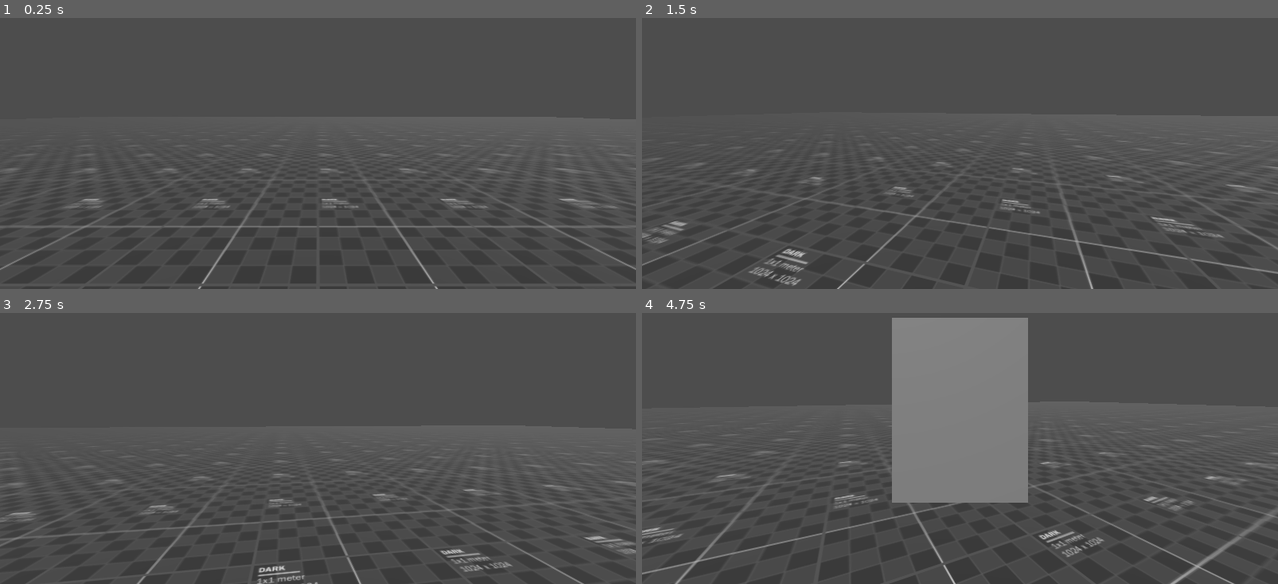
Above: before the commit, frames 1-4 (two rows, left to right).
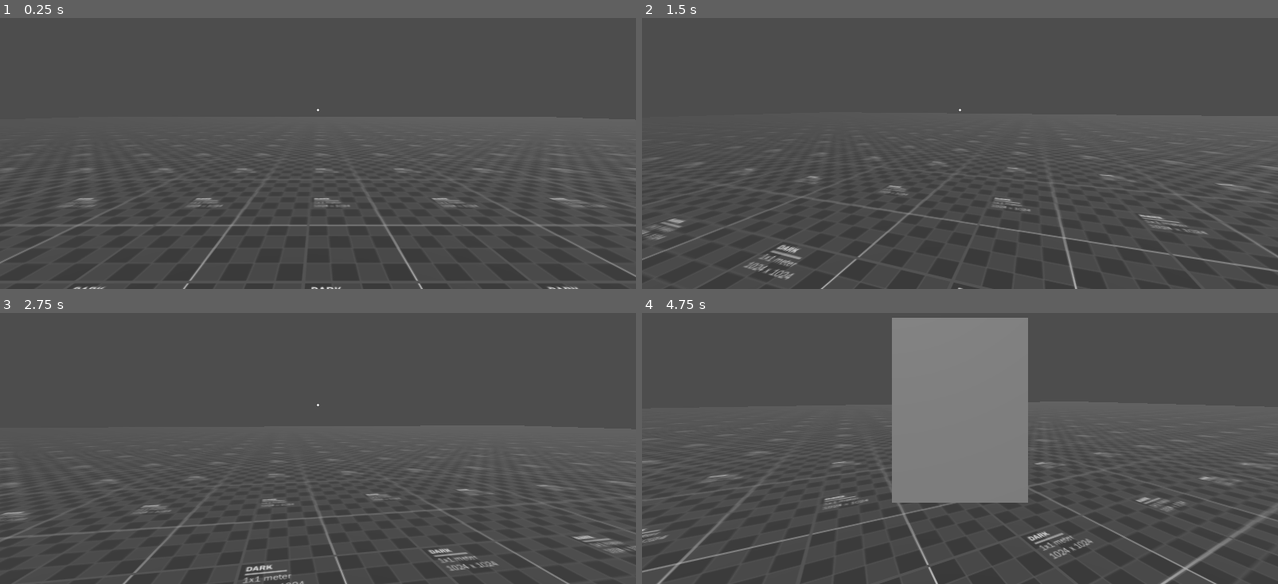
Above: after the commit, the same moments.

Repository: dairycultist/Deadman-Survival
Game: Godot game, scene res://world.tscn
The game is run twice, just before and just after one commit, with the same random seed, the same clock (stepped at 60 frames per second) and the same inputs.
Inputs (mouse positions are in pixels of both pictures, inside the frame that each line leads up to):
- Up to frame 1 (0.25 s): no input
- Up to frame 2 (1.5 s): tap Enter at 0.5 s; move the mouse to (991, 107) at 0.52 s; hold E (interact, bound only after the commit) 0.53-1.28 s; hold W (walk_up) from 0.53 s (still down); move the mouse to (928, 110) at 1.27 s; tap E (interact, bound only after the commit) at 1.35 s
- Up to frame 3 (2.75 s): keep holding W (walk_up); move the mouse to (330, 399) at 2.02 s; hold E (interact, bound only after the commit) from 2.03 s (still down)
- Up to frame 4 (4.75 s): move the mouse to (953, 410) at 2.77 s; release E (interact, bound only after the commit) at 2.78 s; tap E (interact, bound only after the commit) at 2.85, 4.35 s; move the mouse to (1004, 410) at 3.52 s; hold E (interact, bound only after the commit) 3.53-4.28 s; tap Escape (pause, bound only before the commit) at 4.15 s; move the mouse to (769, 350) at 4.27 s; release W (walk_up) at 4.28 s; hold A (walk_left) from 4.28 s (still down)

The runs differ from the first frame. In frame 1, 3.1% of the frame differs, in the area x 0-100%, y 33-100%; in frame 2, 3.4%; in frame 3, 2.9%; in frame 4, 3.6%, in the area x 0-100%, y 48-100%.

Commit message:
Begin item system

Diff:
--- /dev/null
+++ b/item.gd
@@ -0,0 +1,2 @@
+extends RigidBody3D
+class_name Item
--- a/player.tscn
+++ b/player.tscn
@@ -1,7 +1,8 @@
-[gd_scene load_steps=5 format=3 uid="uid://ctp0v8b07jg7a"]
+[gd_scene load_steps=6 format=3 uid="uid://ctp0v8b07jg7a"]
 
 [ext_resource type="Script" uid="uid://bpo7bldsu63g3" path="res://player_controller.gd" id="1_4flbx"]
 [ext_resource type="Script" uid="uid://ssggqmpmlela" path="res://backpack.gd" id="2_onrkg"]
+[ext_resource type="Texture2D" uid="uid://dcb0pll4j2nup" path="res://crosshair.png" id="3_i3pqv"]
 
 [sub_resource type="CapsuleShape3D" id="CapsuleShape3D_aqk2v"]
 
@@ -45,3 +46,17 @@
 
 [node name="ItemSlot6" type="Node3D" parent="CameraAnchor/Backpack"]
 transform = Transform3D(1, 0, 0, 0, 1, 0, 0, 0, 1, 0.226, -0.18086994, 0)
+
+[node name="Crosshair" type="TextureRect" parent="."]
+anchors_preset = 8
+anchor_left = 0.5
+anchor_top = 0.5
+anchor_right = 0.5
+anchor_bottom = 0.5
+offset_left = -32.0
+offset_top = -32.0
+offset_right = 32.0
+offset_bottom = 32.0
+grow_horizontal = 2
+grow_vertical = 2
+texture = ExtResource("3_i3pqv")
--- a/player_controller.gd
+++ b/player_controller.gd
@@ -27,14 +27,24 @@
 
 func _input(event):
 
-	if event.is_action_pressed("pause"):
+	if event.is_action_pressed("inventory"):
 
 		if Input.mouse_mode == Input.MOUSE_MODE_CAPTURED:
 			Input.set_mouse_mode(Input.MOUSE_MODE_VISIBLE)
 			$CameraAnchor/Backpack.visible = true
+			$Crosshair.visible = false
 		else:
 			Input.set_mouse_mode(Input.MOUSE_MODE_CAPTURED)
 			$CameraAnchor/Backpack.visible = false
+			$Crosshair.visible = true
+
+	if event.is_action_pressed("interact"):
+
+		var query = PhysicsRayQueryParameters3D.create($CameraAnchor.global_position, $CameraAnchor.global_position - 30 * $CameraAnchor.global_transform.basis.z)
+		var result = get_world_3d().direct_space_state.intersect_ray(query)
+
+		if result and result.collider is Item:
+			print(result.collider)
 
 	if event is InputEventMouseMotion and Input.mouse_mode == Input.MOUSE_MODE_CAPTURED:
 
--- a/project.godot
+++ b/project.godot
@@ -37,8 +37,19 @@
 "events": [Object(InputEventKey,"resource_local_to_scene":false,"resource_name":"","device":-1,"window_id":0,"alt_press …(192 unchanged characters)…
 ]
 }
-pause={
+inventory={
 "deadzone": 0.2,
 "events": [Object(InputEventKey,"resource_local_to_scene":false,"resource_name":"","device":-1,"window_id":0,"alt_press …(195 unchanged characters)…
+, Object(InputEventKey,"resource_local_to_scene":false,"resource_name":"","device":-1,"window_id":0,"alt_pressed":false,"shift_pressed":false,"ctrl_pressed":false,"meta_pressed":false,"pressed":false,"keycode":0,"physical_keycode":4194306,"key_label":0,"unicode":0,"location":0,"echo":false,"script":null)
 ]
 }
+interact={
+"deadzone": 0.2,
+"events": [Object(InputEventKey,"resource_local_to_scene":false,"resource_name":"","device":-1,"window_id":0,"alt_pressed":false,"shift_pressed":false,"ctrl_pressed":false,"meta_pressed":false,"pressed":false,"keycode":0,"physical_keycode":69,"key_label":0,"unicode":101,"location":0,"echo":false,"script":null)
+]
+}
+fire={
+"deadzone": 0.2,
+"events": [Object(InputEventMouseButton,"resource_local_to_scene":false,"resource_name":"","device":-1,"window_id":0,"alt_pressed":false,"shift_pressed":false,"ctrl_pressed":false,"meta_pressed":false,"button_mask":1,"position":Vector2(503, 19),"global_position":Vector2(522, 115),"factor":1.0,"button_index":1,"canceled":false,"pressed":true,"double_click":true,"script":null)
+]
+}
--- a/world.tscn
+++ b/world.tscn
@@ -1,10 +1,11 @@
-[gd_scene load_steps=9 format=3 uid="uid://deknyv4y0bmnx"]
+[gd_scene load_steps=11 format=3 uid="uid://deknyv4y0bmnx"]
 
 [ext_resource type="Texture2D" uid="uid://c2q633o6tv2f0" path="res://debug.png" id="1_f3sb7"]
 [ext_resource type="Script" uid="uid://bqn3p1o4312am" path="res://zombie_spawner.gd" id="2_fj7yv"]
 [ext_resource type="PackedScene" uid="uid://ctp0v8b07jg7a" path="res://player.tscn" id="3_036b0"]
 [ext_resource type="ArrayMesh" uid="uid://eiqx334ur2nd" path="res://models/pistol_magazine.obj" id="4_aqk2v"]
 [ext_resource type="ArrayMesh" uid="uid://cp4or3mbrj0nd" path="res://models/pistol.obj" id="5_036b0"]
+[ext_resource type="Script" uid="uid://l8s3ypcg5wml" path="res://item.gd" id="5_dwbse"]
 
 [sub_resource type="WorldBoundaryShape3D" id="WorldBoundaryShape3D_gv5m4"]
 
@@ -14,6 +15,9 @@
 
 [sub_resource type="PlaneMesh" id="PlaneMesh_f3sb7"]
 size = Vector2(100, 100)
+
+[sub_resource type="BoxShape3D" id="BoxShape3D_036b0"]
+size = Vector3(0.087890625, 0.4142456, 0.60009766)
 
 [node name="World" type="Node3D"]
 
@@ -42,6 +46,14 @@
 transform = Transform3D(1, 0, 0, 0, 1, 0, 0, 0, 1, 0.14383852, 0.52388346, 1.9782019)
 mesh = ExtResource("4_aqk2v")
 
-[node name="Pistol" type="MeshInstance3D" parent="."]
-transform = Transform3D(1, 0, 0, 0, 1, 0, 0, 0, 1, -1.8943071, 0.6395272, 1.7099916)
+[node name="Pistol" type="RigidBody3D" parent="."]
+transform = Transform3D(1, 0, 0, 0, 1, 0, 0, 0, 1, 0, 0.699589, 0)
+script = ExtResource("5_dwbse")
+
+[node name="Mesh" type="MeshInstance3D" parent="Pistol"]
 mesh = ExtResource("5_036b0")
+skeleton = NodePath("../..")
+
+[node name="CollisionShape3D" type="CollisionShape3D" parent="Pistol"]
+transform = Transform3D(1, 0, 0, 0, 1, 0, 0, 0, 1, 0, -0.011932373, -0.14331055)
+shape = SubResource("BoxShape3D_036b0")
Binary file added: crosshair.png
Not shown, added: crosshair.png.import
Not shown, added: item.gd.uid
